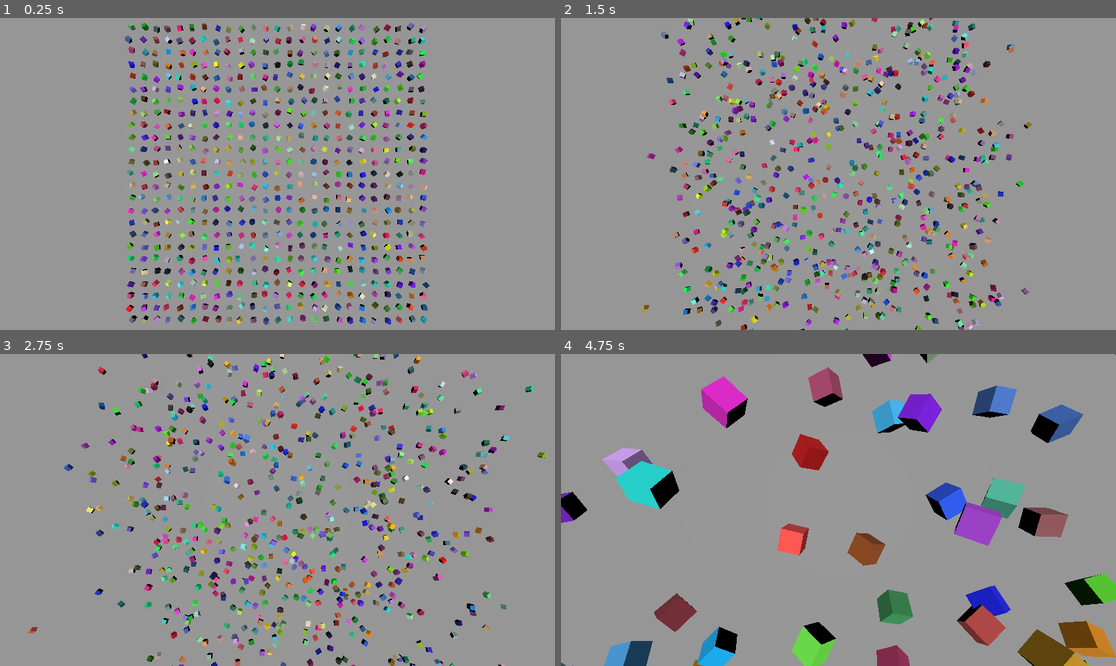
Above: before the commit, frames 1-4 (two rows, left to right).
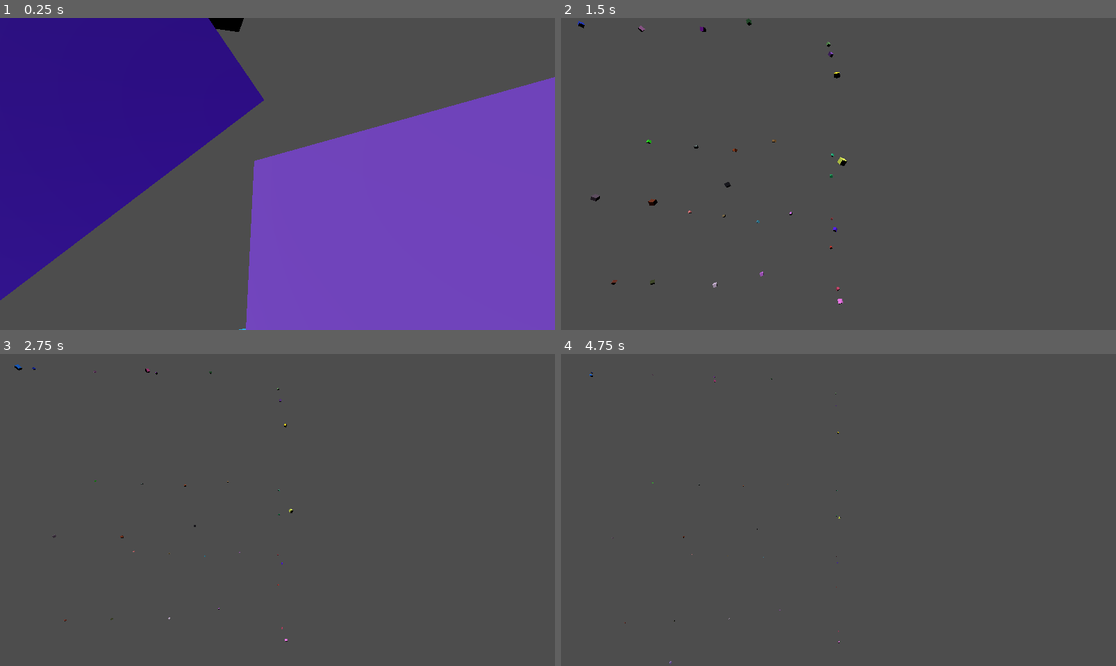
Above: after the commit, the same moments.

Repository: Crowthecruel2/Darkest-Timeline
Game: Godot game, scene res://World.tscn
Same seed, same stepped clock (60 frames per second), same inputs: the game is played once before the commit and once after it.
Inputs:
- Up to frame 1 (0.25 s): no input
- Up to frame 2 (1.5 s): tap S (Camera Back) at 0.6 s; tap W (Camera Forward) at 1.35 s
- Up to frame 3 (2.75 s): tap A (Camera Left) at 2.1 s
- Up to frame 4 (4.75 s): tap D (Camera Right) at 2.85 s; hold Q (Zoom_in) 3.53-4.28 s; tap E (Zoom_out) at 4.35 s

The runs differ from the first frame. In frame 1, 100% of the frame differs, in the area x 0-100%, y 0-100%; in frame 2, 100%; in frame 3, 100%; in frame 4, 100%.

Commit message:
0.01F
Boids no work

Diff:
--- a/Darkest Timeline/Camera_Controll.gd
+++ b/Darkest Timeline/Camera_Controll.gd
@@ -8,10 +8,21 @@
 
 # Called every frame. 'delta' is the elapsed time since the previous frame.
 func _process(delta):
+	var Boids = get_tree().get_nodes_in_group("Tiles")
+	var avg_posx = 0
+	var avg_posy = 0
+	var avg_posz = 0
+	for x in Boids.size():
+		avg_posx = avg_posx + Boids[x].transform.origin.x
+		avg_posy = avg_posy + Boids[x].transform.origin.y
+		avg_posz = avg_posz + Boids[x].transform.origin.z
+	var avg_pos = Vector3(avg_posx,avg_posy,avg_posz)
+
+	avg_pos = avg_pos / (Boids.size()+1)
+
 	movement = Vector3.ZERO
 	transform.origin = transform.origin + Vector3(Input.get_axis("Camera Left","Camera Right"),0,Input.get_axis("Camera Back","Camera Forward")*-1).normalized()*speed
 	if(Input.is_action_pressed("Zoom_in") && transform.origin.y >= 1):
 		transform.origin = transform.origin - Vector3(0,1,0)
 	if(Input.is_action_pressed("Zoom_out")):
 		transform.origin = transform.origin + Vector3(0,1,0)
-	pass
--- a/Darkest Timeline/Tile.gd
+++ b/Darkest Timeline/Tile.gd
@@ -4,20 +4,74 @@
 @onready var Rig = $RigidBody3D
 var Size = randf_range(1,5)
 var Mat = StandardMaterial3D.new()
-var speed = 50
-var rot_speed = 100
+var sep_distance = 5
+var Avoid_Factor = 1
+var Vision_range = 30
+var Matching_factor = 1
+var Centering_factor = 10
+var rand_factor = 2
+
+@onready var Boids = get_tree().get_nodes_in_group("Tiles")
 
 # Called when the node enters the scene tree for the first time.
 func _ready():
 
 	Mat.albedo_color = Color(randf_range(0,1),randf_range(0,1),randf_range(0,1),randf_range(0.5,1))
 	Mes1.material_override = Mat
-	scale = Vector3(Size,Size,Size)
 
 
 # Called every frame. 'delta' is the elapsed time since the previous frame.
 func _process(delta):
-	Mat.albedo_color = Color(randf_range(0,1),randf_range(0,1),randf_range(0,1),randf_range(0.5,1))
-	Rig.apply_force(Vector3(randf_range(-1,1),0,randf_range(-1,1))*speed)
-	Rig.apply_torque(Vector3(randf_range(-1,1),randf_range(-1,1),randf_range(-1,1))*rot_speed)
+	var Boids = get_tree().get_nodes_in_group("Tiles")
+	_Seperation()
+
+	_Alignment()
+
+	_Cohesion()
+	if(transform.origin.y < 10):
+		Rig.add_constant_force(Vector3.UP)
+
 	pass
+
+func _Seperation():
+	var close_dx = 0
+	var close_dz = 0
+	var close_dy = 0
+	for x in Boids.size():
+		if(transform.origin.distance_to(Boids[x].transform.origin) < sep_distance):
+			close_dx = transform.origin.x - Boids[x].transform.origin.x
+			close_dz = transform.origin.z - Boids[x].transform.origin.z
+			close_dy = transform.origin.y - Boids[x].transform.origin.y
+	Rig.linear_velocity = Rig.linear_velocity + Vector3(close_dx,close_dy,close_dz)*Avoid_Factor
+
+func _Alignment():
+	var xvel_avg = 0
+	var yvel_avg = 0
+	var zvel_avg = 0
+	var Neighboring_boids = 0
+
+	for x in Boids.size():
+		if(transform.origin.distance_to(Boids[x].transform.origin) < Vision_range):
+			xvel_avg = Boids[x].Rig.linear_velocity.x
+			yvel_avg = Boids[x].Rig.linear_velocity.y
+			zvel_avg = Boids[x].Rig.linear_velocity.z
+			Neighboring_boids = Neighboring_boids+1
+	if(Neighboring_boids > 0):
+		Rig.linear_velocity = Rig.linear_velocity + (Vector3((xvel_avg / Neighboring_boids),(yvel_avg / Neighboring_boids),(zvel_avg / Neighboring_boids)) - Rig.linear_velocity) * Matching_factor
+
+func _Cohesion():
+	var avg_posx = 0
+	var avg_posy = 0
+	var avg_posz = 0
+	for x in Boids.size():
+		if(transform.origin.distance_to(Boids[x].transform.origin) < Vision_range):
+			avg_posx = avg_posx + Boids[x].transform.origin.x
+			avg_posy = avg_posy + Boids[x].transform.origin.y
+			avg_posz = avg_posz + Boids[x].transform.origin.z
+	var avg_pos = Vector3(avg_posx,avg_posy,avg_posz)
+	avg_pos = avg_pos / (Boids.size()+1)
+	Rig.linear_velocity = Rig.linear_velocity + (avg_pos - transform.origin)*Centering_factor
+
+func _RandoDirect():
+	Rig.linear_velocity = Rig.linear_velocity + Vector3(randf_range(-1,1),randf_range(-1,1),randf_range(-1,1))*rand_factor
+	pass
--- a/Darkest Timeline/World.tscn
+++ b/Darkest Timeline/World.tscn
@@ -1,42 +1,15 @@
-[gd_scene load_steps=4 format=3 uid="uid://cby7yfa6u61r7"]
+[gd_scene load_steps=3 format=3 uid="uid://cby7yfa6u61r7"]
 
 [ext_resource type="Script" path="res://World_Script.gd" id="1_gt5lk"]
 [ext_resource type="Script" path="res://Camera_Controll.gd" id="2_0daho"]
-
-[sub_resource type="PlaneMesh" id="PlaneMesh_k8ehj"]
 
 [node name="World" type="Node3D"]
 script = ExtResource("1_gt5lk")
 
 [node name="Camera2D" type="Camera3D" parent="."]
-transform = Transform3D(1, 0, 0, 0, -4.37114e-08, 1, 0, -1, -4.37114e-08, 0, 0, 0)
+transform = Transform3D(1, 3.85691e-15, -4.37114e-08, 2.35511e-08, 0.842443, 0.538786, 3.68243e-08, -0.538786, 0.842443, 0, 0, 0)
 script = ExtResource("2_0daho")
 speed = 1
 
-[node name="CSGMesh3D" type="CSGMesh3D" parent="."]
-transform = Transform3D(100, 0, 0, 0, 1, 0, 0, 0, 100, 0, -6.5557, 0)
-use_collision = true
-mesh = SubResource("PlaneMesh_k8ehj")
-
-[node name="Wall 1" type="CSGMesh3D" parent="CSGMesh3D"]
-transform = Transform3D(1, 0, 0, 0, -4.37114e-08, -2, 0, 1, -8.74228e-08, 0, 1.23465, -1)
-use_collision = true
-mesh = SubResource("PlaneMesh_k8ehj")
-
-[node name="Wall 2" type="CSGMesh3D" parent="CSGMesh3D"]
-transform = Transform3D(1, 0, 0, 0, -4.37114e-08, 2, 0, -1, -8.74228e-08, 0, 1.235, 1)
-use_collision = true
-mesh = SubResource("PlaneMesh_k8ehj")
-
-[node name="Wall 3" type="CSGMesh3D" parent="CSGMesh3D"]
-transform = Transform3D(-4.37114e-08, 1, -8.74228e-08, 0, -4.37114e-08, -2, -1, -4.37114e-08, 3.82137e-15, -1, 1.235, 0)
-use_collision = true
-mesh = SubResource("PlaneMesh_k8ehj")
-
-[node name="Wall 4" type="CSGMesh3D" parent="CSGMesh3D"]
-transform = Transform3D(-4.37114e-08, -1, 8.74228e-08, 0, -4.37114e-08, -2, 1, -4.37114e-08, 3.82137e-15, 1, 1.235, 0)
-use_collision = true
-mesh = SubResource("PlaneMesh_k8ehj")
-
 [node name="DirectionalLight3D" type="DirectionalLight3D" parent="."]
 transform = Transform3D(1, 0, 0, 0, -0.0153408, 0.999882, 0, -0.999882, -0.0153408, 0, 1.75675, 0)
--- a/Darkest Timeline/World_Script.gd
+++ b/Darkest Timeline/World_Script.gd
@@ -3,7 +3,6 @@
 var Teams
 @onready var Tile = preload("res://tile.tscn")
 @onready var Camera = $Camera2D
-@onready var Floor = $CSGMesh3D
 var BoardSize
 var BoardX
 var BoardY
@@ -13,21 +12,18 @@
 #class Team(self, teamName,score, team):
 func _ready():
 	Players = get_tree().get_nodes_in_group("Players")
-	Teams = 5
-	BoardSize = Teams * 5
-	if(BoardSize % 2 == 0):
-		BoardSize = BoardSize-1
+	Teams = 2
+	BoardSize = 5
 	for x in BoardSize:
 
 		for z in BoardSize:
 
-			if((BoardSize-1)/2 == x && (BoardSize-1)/2 == z):
-				Camera.transform.origin = Vector3(x*3,10*Teams,z*3)
-				Floor.transform.origin = Vector3(x*2,-1,z*2)
-			var NewTile = Tile.instantiate()
-			add_child(NewTile)
-			NewTile.transform.origin = Vector3(x*3,0,z*3)
-			Tile_Counter = Tile_Counter+1
+			for y in BoardSize:
+				var NewTile = Tile.instantiate()
+				add_child(NewTile)
+				NewTile.transform.origin = Vector3(x*3,y*3,z*3)
+				Tile_Counter = Tile_Counter+1
+
 	print_debug(Tile_Counter)
 
 	pass # Replace with function body.
--- a/Darkest Timeline/tile.tscn
+++ b/Darkest Timeline/tile.tscn
@@ -10,6 +10,8 @@
 script = ExtResource("1_xiv43")
 
 [node name="RigidBody3D" type="RigidBody3D" parent="."]
+gravity_scale = 0.5
+linear_damp = 1.0
 
 [node name="CollisionShape3D" type="CollisionShape3D" parent="RigidBody3D"]
 shape = SubResource("BoxShape3D_q11vl")
